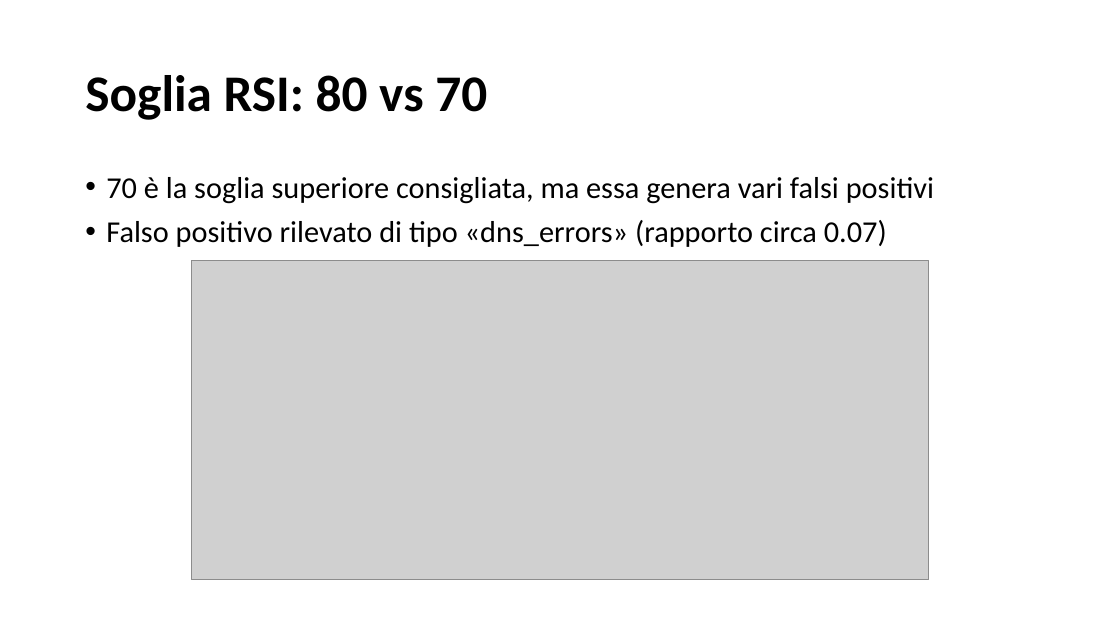
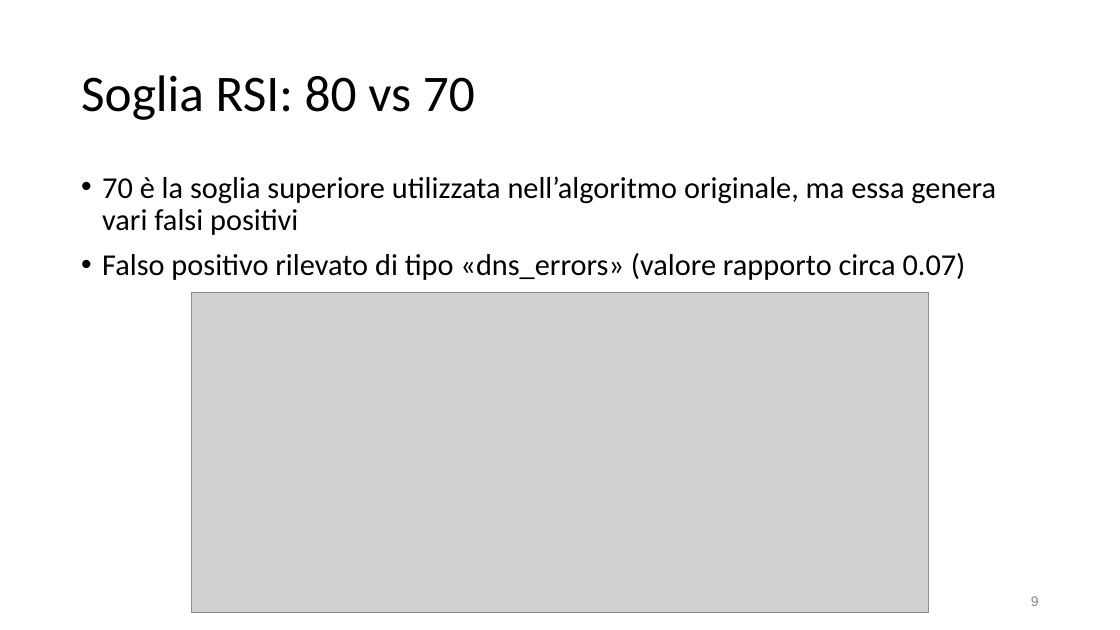
Before and after one commit to SalvatoreCostantino/Network-Time-Series-Analyzer, a slide deck: slide 9 of Tesi/slide tesi.pptx (slide 21 before the commit). Drawn at 1120x630 pixels with LibreOffice and Linux fonts; fonts in the diff are those of the drawing; grey boxes stand for pictures. Boxes give left, top, right and bottom in pixels: in the first picture for what was removed or moved away, otherwise in the second. Text is boxed around its words. In the diff, an @@ line names an element or a change of style, - is before the commit and + after.

```diff
--- a/Tesi/slide tesi.pptx
+++ b/Tesi/slide tesi.pptx
@@ title "Soglia RSI: 80 vs 70" at (81,75,475,120): bold off @@
@@ text at (102,176,996,280): text changed @@
-• 70 è la soglia superiore consigliata, ma essa genera vari falsi positivi
-• Falso positivo rilevato di tipo «dns_errors» (rapporto circa 0.07)
+• 70 è la soglia superiore utilizzata nell’algoritmo originale, ma essa genera vari falsi positivi
+• Falso positivo rilevato di tipo «dns_errors» (valore rapporto circa 0.07)
@@ picture: place and size @@
-picture at (192,260,929,580)
+picture at (192,293,929,613)
@@ page number added at (1031,596,1039,606), 12 pt, text #888888 @@
+9
```
Also in this commit, not shown: 18 other slides changed, 6 slides added, 19 slides removed, 9 other files.
